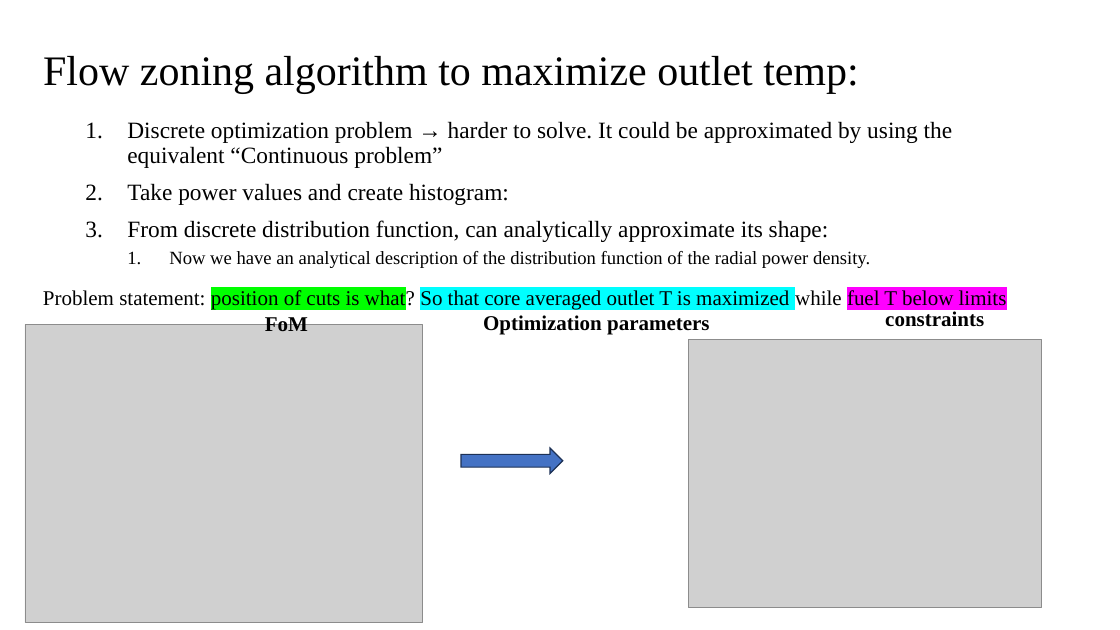
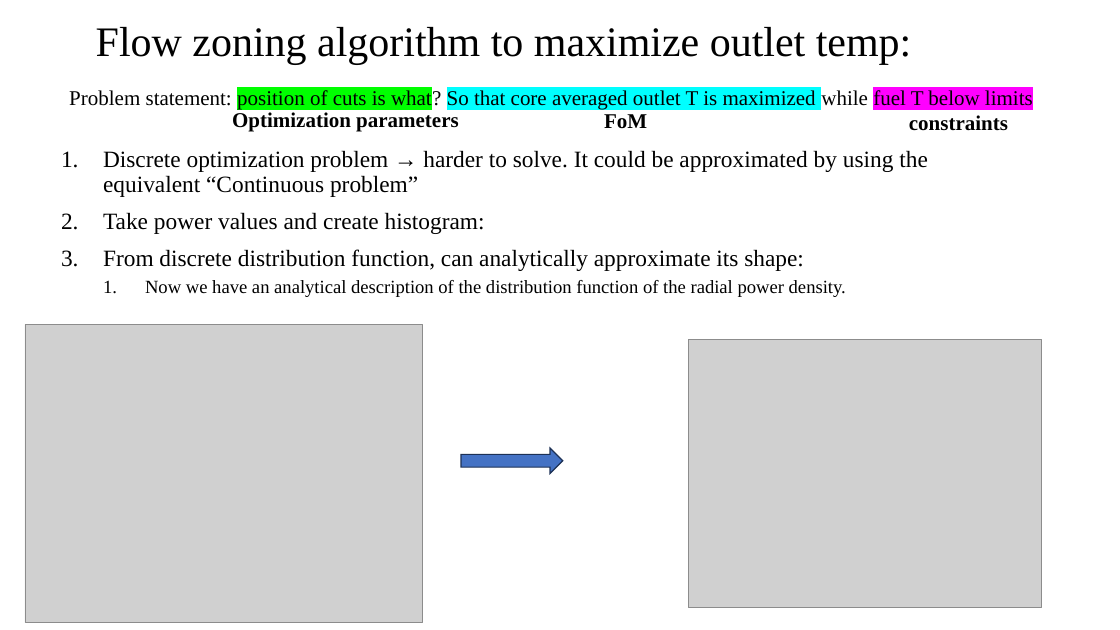
Before and after one commit to NikolaosKallieros/oklo_project, a slide deck: slide 6 of flow_zoning/Flow zoning.pptx (slide 7 before the commit). Drawn at 1120x630 pixels with LibreOffice and Linux fonts; fonts in the diff are those of the drawing; grey boxes stand for pictures. Boxes give left, top, right and bottom in pixels: in the first picture for what was removed or moved away, otherwise in the second. Text is boxed around its words. In the diff, an @@ line names an element or a change of style, - is before the commit and + after.

```diff
--- a/flow_zoning/Flow zoning.pptx
+++ b/flow_zoning/Flow zoning.pptx
@@ title "Flow zoning algorithm to maximize ...": place and size @@
-title "Flow zoning algorithm to maximize ..." at [43, 56, 859, 93]
+title "Flow zoning algorithm to maximize ..." at [96, 27, 912, 64]
@@ text "Problem statement: position of cuts ...": place and size @@
-text "Problem statement: position of cuts ..." at [43, 288, 1007, 309]
+text "Problem statement: position of cuts ..." at [69, 89, 1033, 110]
@@ text "Optimization parameters": place and size @@
-text "Optimization parameters" at [483, 315, 709, 335]
+text "Optimization parameters" at [232, 112, 458, 132]
@@ text "FoM": place and size @@
-text "FoM" at [265, 314, 308, 331]
+text "FoM" at [604, 114, 647, 129]
@@ text "constraints": place and size @@
-text "constraints" at [885, 309, 984, 327]
+text "constraints" at [909, 115, 1008, 131]
@@ text "Discrete optimization problem → harder ...": place and size @@
-text "Discrete optimization problem → harder ..." at [127, 121, 953, 268]
+text "Discrete optimization problem → harder ..." at [103, 150, 928, 297]
```
Also in this commit, not shown: 5 other slides changed, 1 slide removed, 10 other files.
